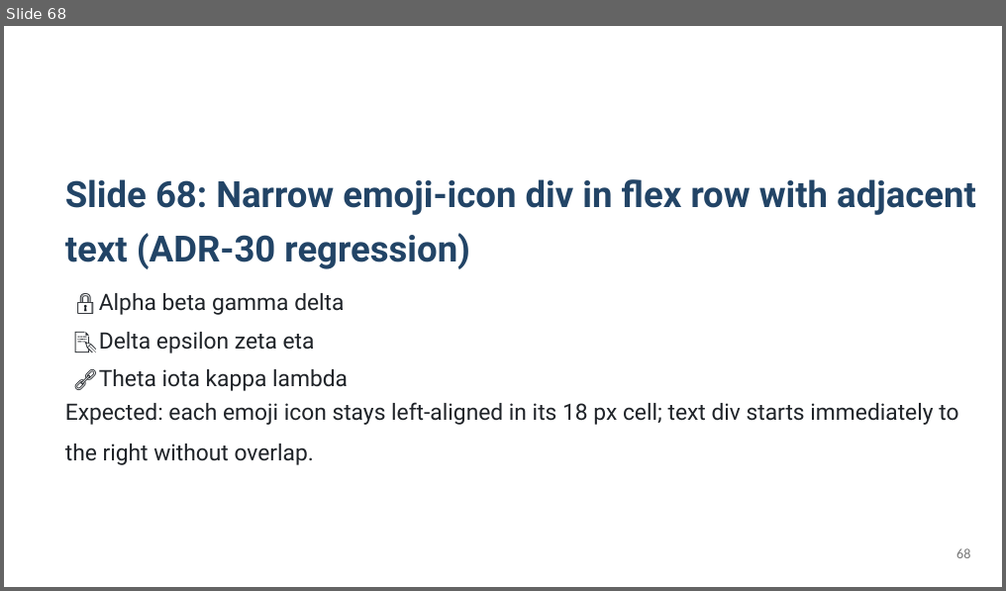
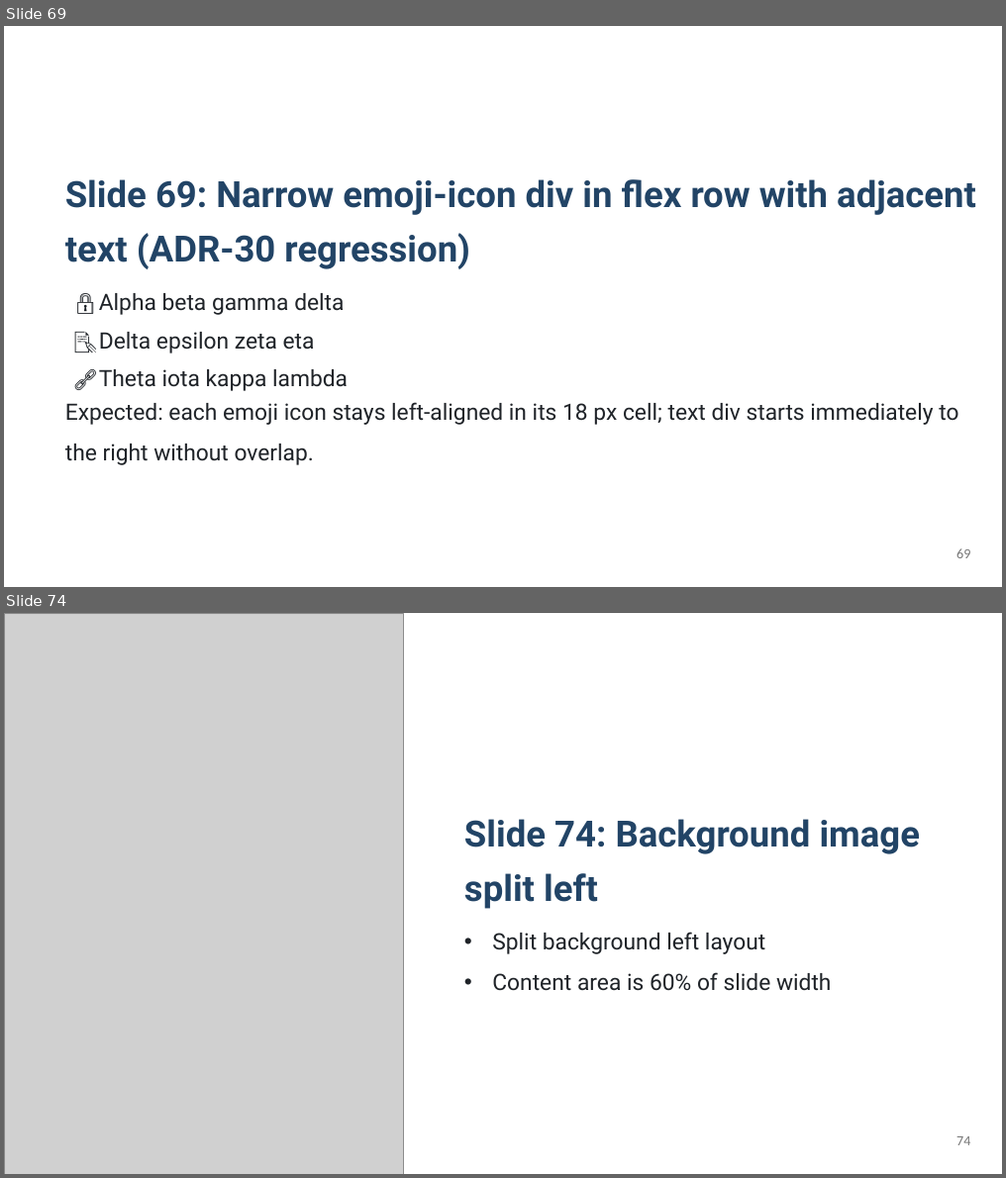
Before and after one commit to KatsuYuzu/marp-to-editable-pptx, a slide deck: output-pptx/test-output.pptx. Shown one above the other, each under a label of ours: slide 68 before the commit, slides 69 and 74 after it; the slides between them are not shown. The pictures are 1006x591 and 1006x1178 pixels, drawn with LibreOffice and Linux fonts; fonts in the diff are those of the drawing; grey boxes stand for pictures. Boxes give left, top, right and bottom in pixels: in the first picture for what was removed or moved away, otherwise in the second. Text is boxed around its words. In the diff, an @@ line names an element or a change of style, - is before the commit and + after.

```diff
--- a/output-pptx/test-output.pptx
+++ b/output-pptx/test-output.pptx
@@ slide 74 added at <box>4,613,1002,1174</box>, background #FFFFFF @@
@@ picture added at <box>4,613,403,1174</box> @@
@@ text added at <box>464,819,920,909</box>, 34.8 pt, text #224466, bold @@
+Slide 74: Background image split left
@@ text added at <box>492,932,831,991</box>, 21.8 pt, text #1F2328 @@
+• Split background left layout
+• Content area is 60% of slide width
@@ page number added at <box>956,1137,970,1146</box>, 13.5 pt, text #777777 @@
+74
@@ what was slide 68 is now slide 69 @@
@@ slide 69 changed as well @@
@@ text at <box>65,179,976,270</box>: text changed @@
-Slide 68: Narrow emoji-icon div in flex row with adjacent text (ADR-30 regression)
+Slide 69: Narrow emoji-icon div in flex row with adjacent text (ADR-30 regression)
@@ page number at <box>956,549,970,559</box>: text changed @@
-68
+69
```
Also in this commit, not shown: 14 other slides changed, 10 other slides added, 1 other file.
